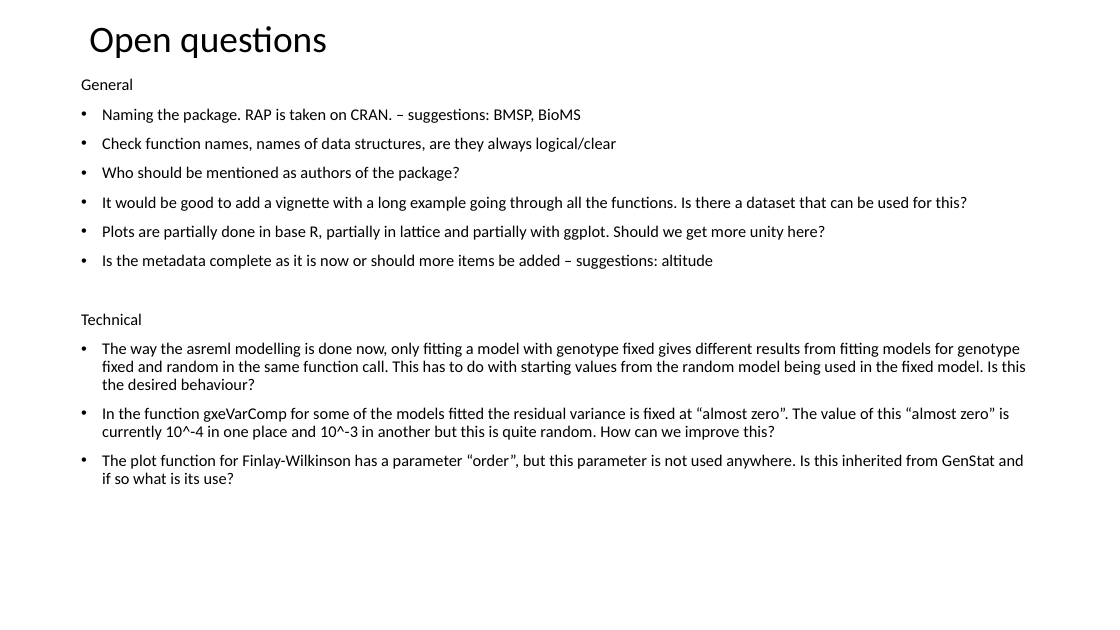
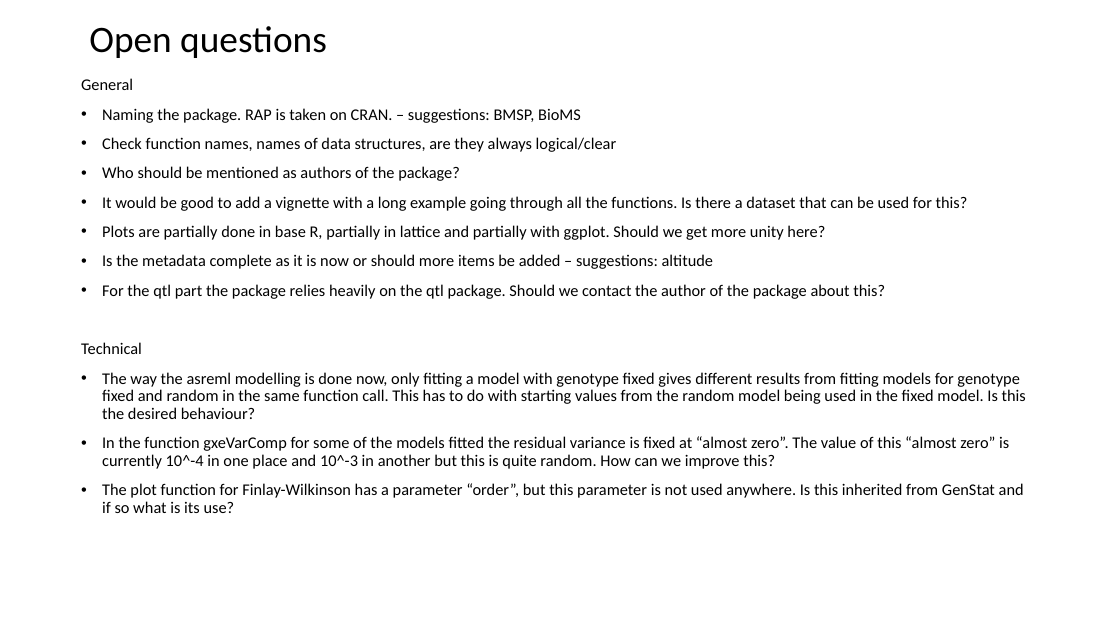
Before and after one commit to Biometris/statgenGxE, a slide deck: slide 13 of vignettes/RAPoverview.pptx. Drawn at 1120x630 pixels with LibreOffice and Linux fonts; fonts in the diff are those of the drawing. Boxes give left, top, right and bottom in pixels: in the first picture for what was removed or moved away, otherwise in the second. Text is boxed around its words. In the diff, an @@ line names an element or a change of style, - is before the commit and + after.

```diff
--- a/vignettes/RAPoverview.pptx
+++ b/vignettes/RAPoverview.pptx
@@ text at (102,284,885,299): paragraph added @@
+• For the qtl part the package relies heavily on the qtl package. Should we contact the author of the package about this?
```
Also in this commit, not shown: 1 other file.
